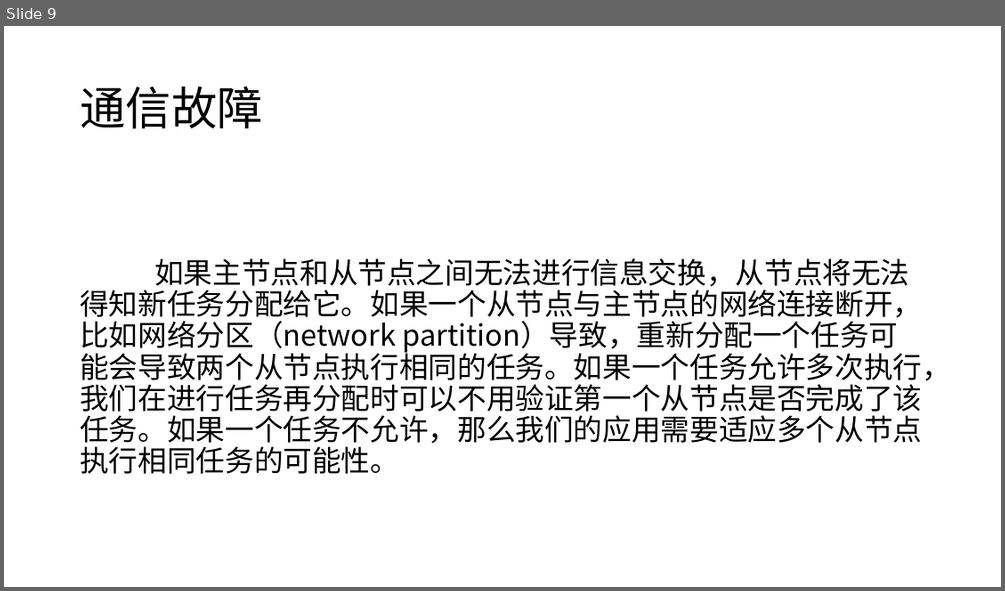
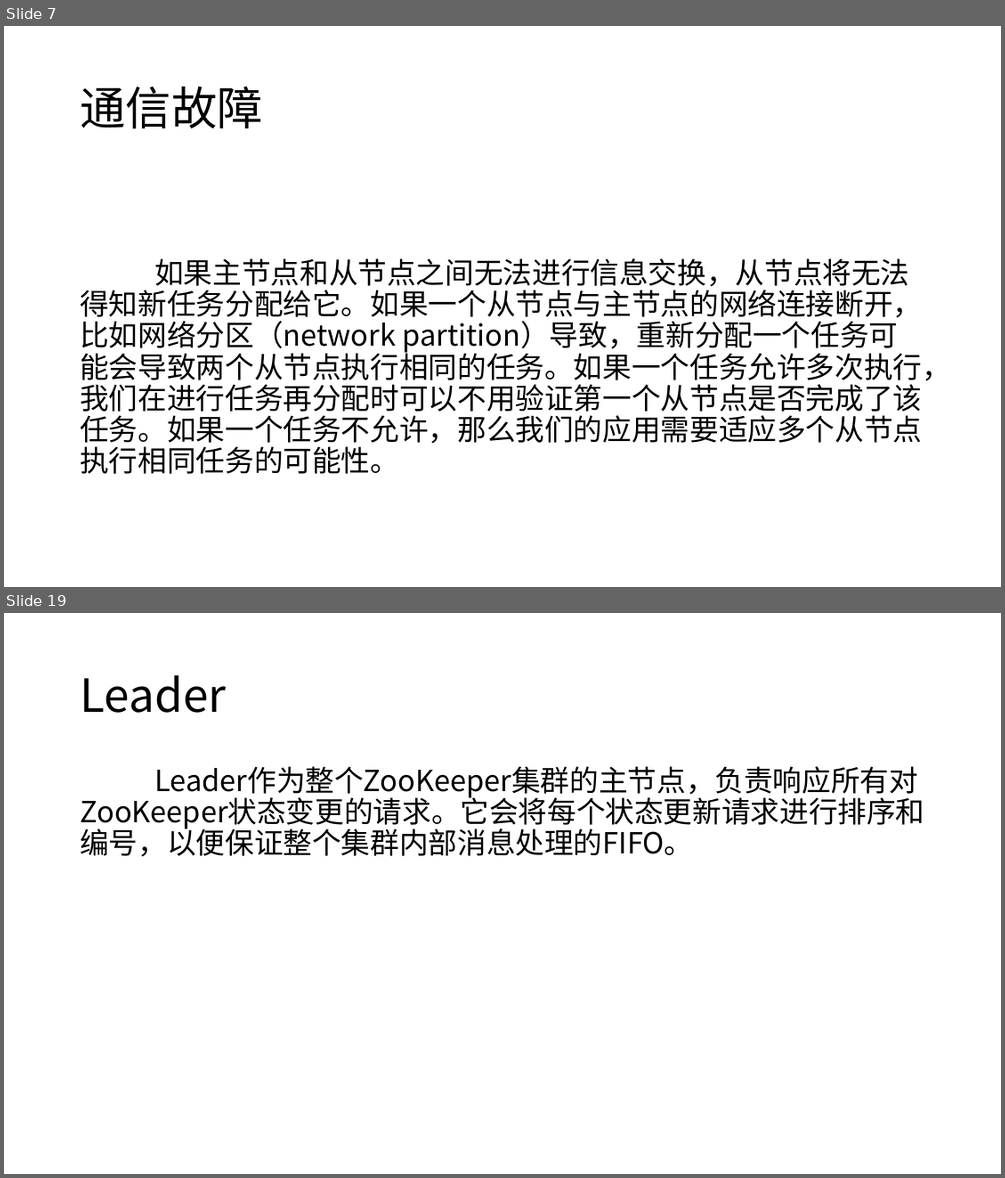
Before and after one commit to moxingwang/zookeeper, a slide deck: zookeeper.pptx. Shown one above the other, each under a label of ours: slide 9 before the commit, slides 7 and 19 after it; the slides between them are not shown. The pictures are 1005x591 and 1005x1178 pixels, drawn with LibreOffice and Linux fonts; fonts in the diff are those of the drawing. Boxes give left, top, right and bottom in pixels: in the first picture for what was removed or moved away, otherwise in the second. Text is boxed around its words. In the diff, an @@ line names an element or a change of style, - is before the commit and + after.

```diff
--- a/zookeeper.pptx
+++ b/zookeeper.pptx
@@ slide 19 added at (4,613,1001,1174), background #FFFFFF @@
@@ title added at (80,675,226,713), 44 pt, text #000000 @@
+Leader
@@ text added at (80,766,924,857), 28 pt, text #000000 @@
+Leader作为整个ZooKeeper集群的主节点，负责响应所有对ZooKeeper状态变更的请求。它会将每个状态更新请求进行排序和编号，以便保证整个集群内部消息处理的FIFO。
@@ what was slide 9 is now slide 7 @@
```
Also in this commit, not shown: 4 slides changed, 15 other slides added, 2 slides removed.
